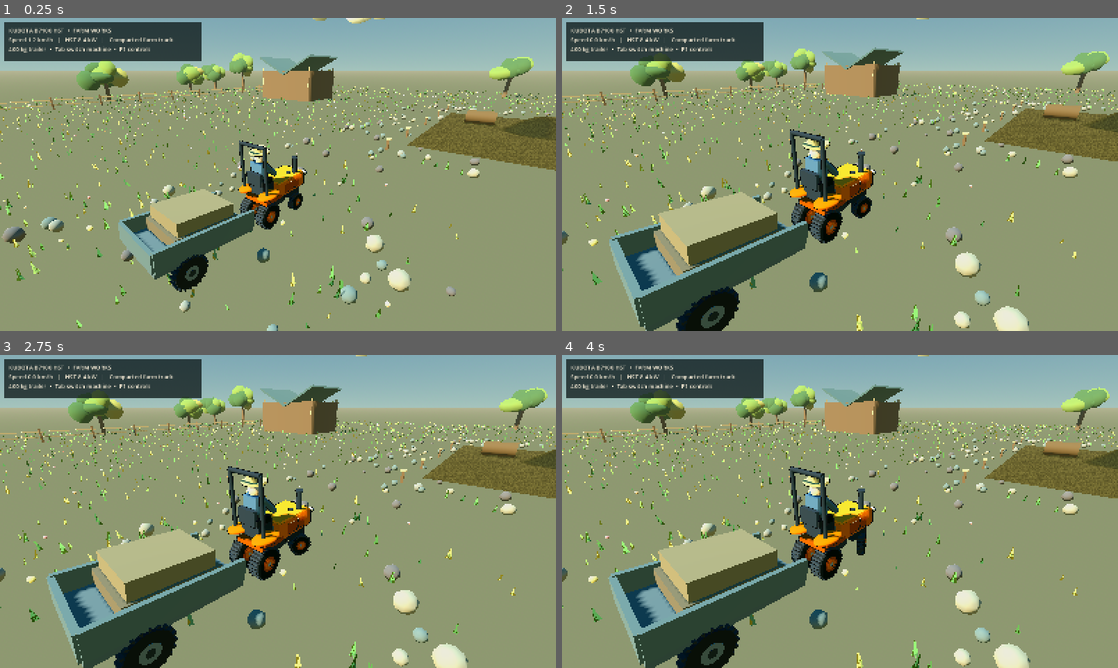
Above: before the commit, frames 1-4 (two rows, left to right).
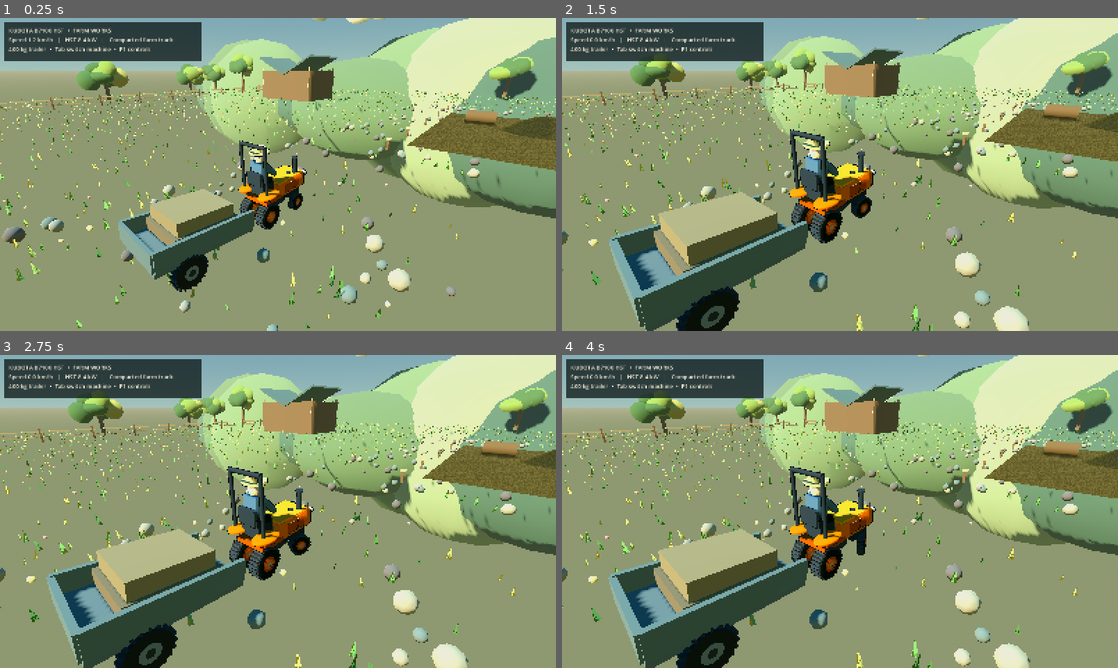
Above: after the commit, the same moments.

Repository: sn97ty8yn4-jpg/landworks
Game: Godot game, scene res://landworks/scenes/sandbox_world.tscn
Same seed, same stepped clock (60 frames per second), same inputs: the game is played once before the commit and once after it.
Inputs (mouse positions are in pixels of both pictures, inside the frame that each line leads up to):
- Up to frame 1 (0.25 s): no input
- Up to frame 2 (1.5 s): tap Enter at 0.5 s; move the mouse to (962, 158) at 0.52 s; hold D 0.53-1.25 s; hold I 0.53-1.25 s; click (962, 158) at 0.67 s; tap Space at 0.77 s; drag from (728, 190) to (812, 237) at 1.27 s
- Up to frame 3 (2.75 s): move the mouse to (333, 442) at 2.02 s; hold D from 2.03 s (still down); hold O from 2.03 s (still down)
- Up to frame 4 (4 s): release D at 2.75 s; release O at 2.75 s; drag from (812, 574) to (673, 464) at 2.77 s; move the mouse to (1006, 558) at 3.52 s; hold A from 3.53 s (still down); hold P from 3.53 s (still down); tap Space at 3.77 s

The runs differ from the first frame. In frame 1, 17% of the frame differs, in the area x 35-100%, y 0-64%; in frame 2, 18%; in frame 3, 18%; in frame 4, 18%.
Error before the commit: Invalid type in function '_ball' in base 'Node3D (art_scene.gd)'. Cannot convert argument 4 from Color to Object. (res://landworks/scripts/art_scene.gd:174)

Commit message:
Fix painted distant-hill materials and fail visual CI on runtime GDScript errors

Diff:
--- a/landworks/scripts/art_scene.gd
+++ b/landworks/scripts/art_scene.gd
@@ -167,12 +167,19 @@
     # Ring-like illustrated hills well beyond the physical 140m yard.
     var colors := [Color("#526d59"),Color("#6c835e"),
         Color("#7f936a"),Color("#a0aa80")]
+    var hill_materials: Array[Material] = []
+    for tint in colors:
+        var paint := StandardMaterial3D.new()
+        paint.albedo_color = tint
+        paint.roughness = 1.0
+        paint.diffuse_mode = BaseMaterial3D.DIFFUSE_TOON
+        hill_materials.append(paint)
     for n in range(17):
         var x := -115.0 + float(n) * 15.0
         var z := -79.0 + float(n % 3) * 6.0
         var rise := 19.0 + 7.0 * sin(float(n) * 1.17)
         _ball(self,Vector3(x,-7.5,z),
-            Vector3(26.0,rise,21.0),colors[n%colors.size()])
+            Vector3(26.0,rise,21.0),hill_materials[n%hill_materials.size()])
     var village := Node3D.new()
     village.name = "Hillside_Village"
     village.position = Vector3(-21.0,5.2,-75.0)
